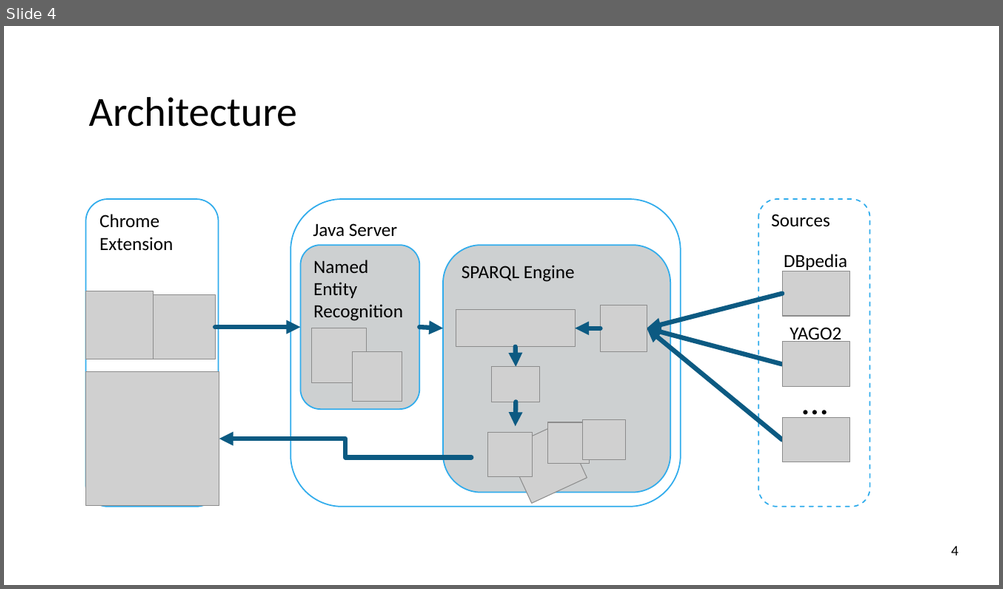
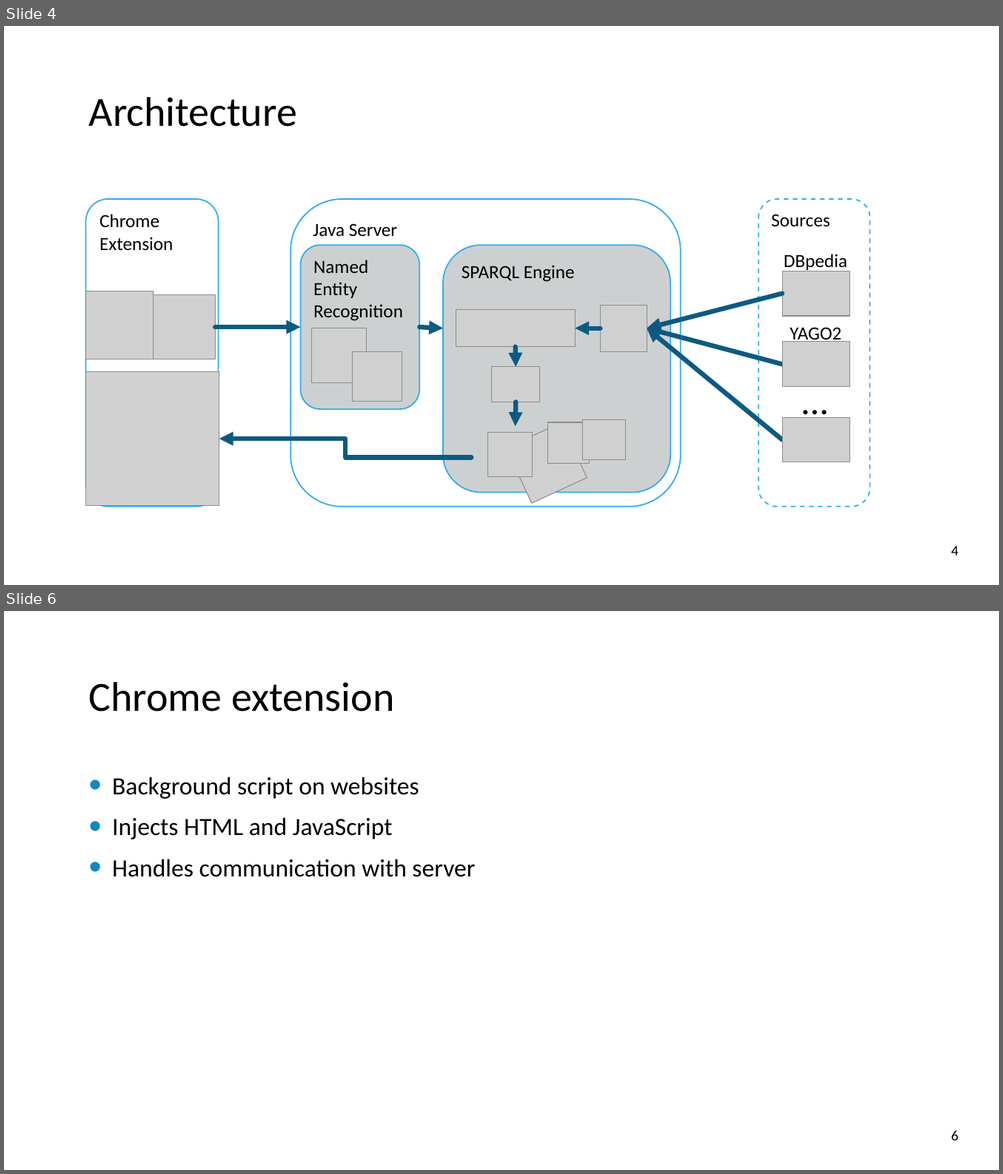
Before and after one commit to ofrendo/SemanticWebTechnologies, a slide deck: ProjectPresentation/EntityAnnotation.pptx. Shown one above the other, each under a label of ours: slide 4 before the commit, slides 4 and 6 after it; the slides between them are not shown. The pictures are 1003x589 and 1003x1174 pixels, drawn with LibreOffice and Linux fonts; fonts in the diff are those of the drawing; grey boxes stand for pictures; background and template pictures are left out. Boxes give left, top, right and bottom in pixels: in the first picture for what was removed or moved away, otherwise in the second. Text is boxed around its words. In the diff, an @@ line names an element or a change of style, - is before the commit and + after.

```diff
--- a/ProjectPresentation/EntityAnnotation.pptx
+++ b/ProjectPresentation/EntityAnnotation.pptx
@@ slide 6 added at (4, 611, 999, 1170), background picture (left out) @@
@@ title added at (89, 682, 394, 712), 40 pt, text #000000 @@
+Chrome extension
@@ text added at (112, 777, 475, 877), 24 pt, text #000000 @@
+• Background script on websites
+• Injects HTML and JavaScript
+• Handles communication with server
@@ page number added at (950, 1130, 958, 1141), 14 pt, text #000000 @@
+6
```
Also in this commit, not shown: 2 slides changed, 7 other slides added.
